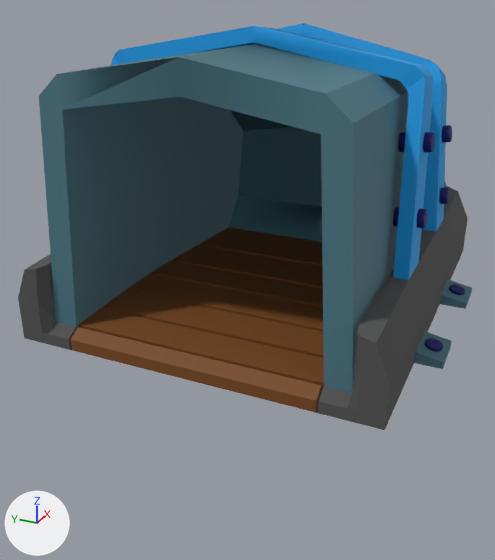
The FBX model Assets/gold_mine.fbx as it was, and as the next commit left it.
One viewpoint serves both versions: a 50 mm lens placed at (-1.598, -0.636, 0.75), pointed at (-0.102, 0.037, 0.003). Every picture has the same lights, and +X, +Y and +Z are marked at lower left. Where no turn or scale is listed for an object, it has been applied to the vertices. Vertices at the same position are counted once.
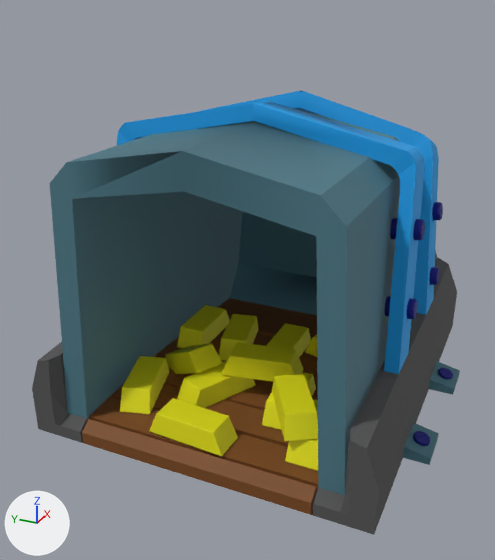
Where the newer file only moved an object's origin or applied its transform, the numbers keep the older frame.

Location of each change, [x1, y1, x2, y2] in pixels of the pictures (495 x 560 px):
'Cube', reshaped (9% taller)
    before: [18, 23, 472, 430]
    after: [32, 91, 460, 535]
'Cube.012', added (yellow)
    after: [120, 305, 318, 471]

Edits to the bpy script that builds the scene:
```text
Add mat_gold:
    mat_gold = principled_material('gold')
    mat_gold.base_color = (0.8, 0.778, 0.0)  # yellow #e7e400
    mat_gold.roughness = 0.69
Change me_cube_000:
    where me_cube_000.from_pydata(...)  # 26872 vertices, 26901 faces; spans x -0.512..0.488, y -0.5..0.5, z -0.067..0.633
    used by ob_cube; location = (0.0, 0.0, 0.0)
    me_cube_000 part 1: the whole mesh is multiplied about its middle by the matrix ((1.0, 0.0, 0.0), (0.0, 1.0, 0.0), (0.0, 0.0, 1.143)), then moved by (0.0, 0.0, -0.215)
Add me_cube_012:
    me_cube_012.from_pydata(...)  # 288 vertices, 312 faces; spans x -0.48..0.109, y -0.297..0.294, z -0.29..-0.141
    me_cube_012.materials.append(mat_gold)  # yellow #e7e400
Add ob_cube_012:
    ob_cube_012 = bpy.data.objects.new('Cube.012', me_cube_012)
    ob_cube_012.location = (0.0, 0.0, 0.0)
```
